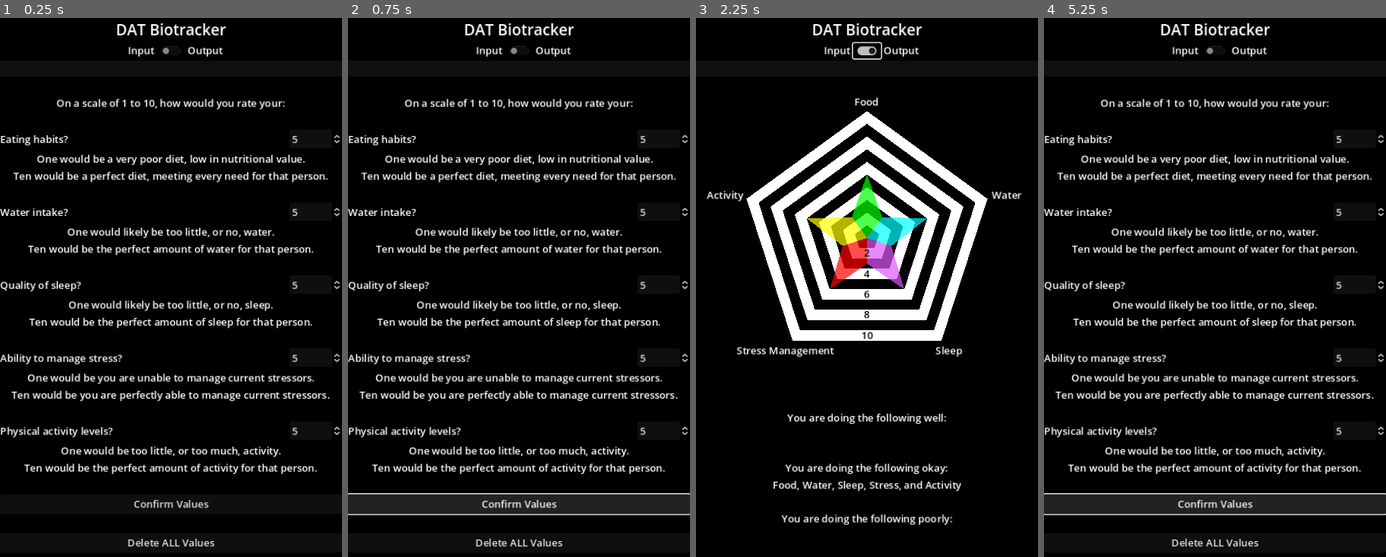
Above: before the commit, frames 1-4 (left to right).
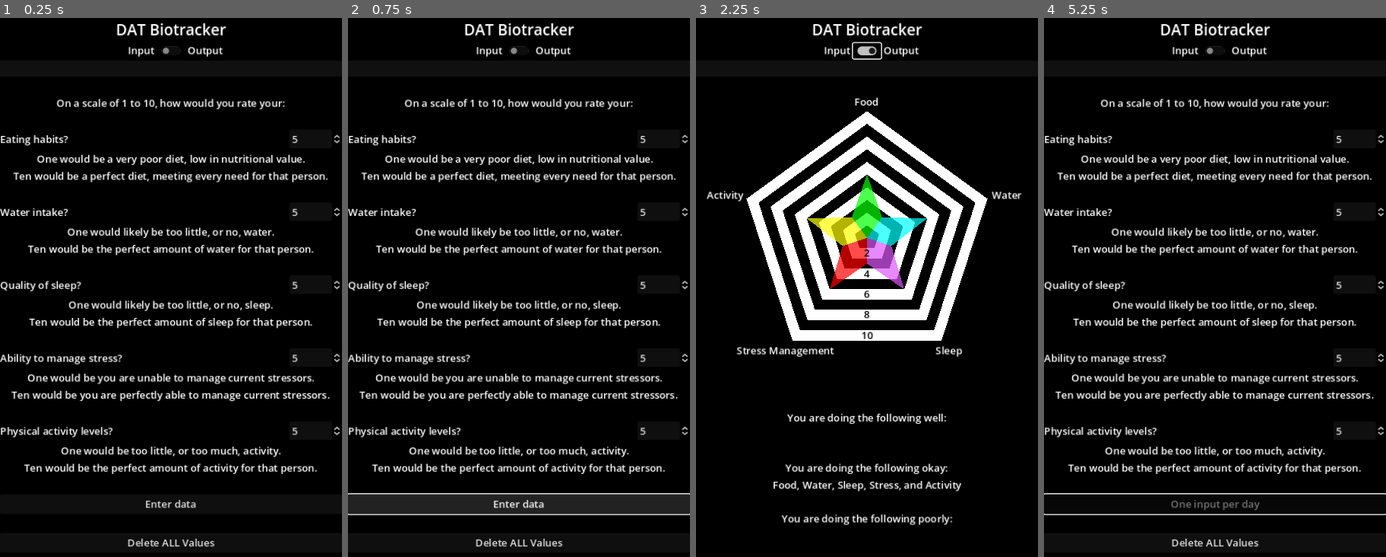
Above: after the commit, the same moments.

Repository: Thorqs/VitaPulsi
Game: Godot game, scene res://control.tscn
Two runs of this game, one before a commit and one after it. Both use one fixed random seed, a clock stepped at 60 frames per second and the inputs below.
Inputs (mouse positions are in pixels of both pictures, inside the frame that each line leads up to):
- Up to frame 1 (0.25 s): no input
- Up to frame 2 (0.75 s): click "Confirm Values" (after the commit: "Enter data") at 0.5 s
- Up to frame 3 (2.25 s): click "Confirm Values" (after the commit: "Enter data") at 1.25 s; click (867, 50) at 2 s
- Up to frame 4 (5.25 s): click (1215, 50) at 2.75 s; click (1215, 50) at 3.5 s; tap Enter at 4.25 s; click (1215, 503) at 5 s, where only the run before the commit has a clickable "Confirm Values"

The runs differ from the first frame. In frame 1, 0.2% of the frame differs, in the area x 39-62%, y 89-91%; in frame 2, 0.2%; in frame 3, nothing differs; in frame 4, 3.5%, in the area x 0-100%, y 88-92%.

Commit message:
Disable input button if day == today

Diff:
--- a/Input.gd
+++ b/Input.gd
@@ -32,3 +32,14 @@
 	userData.clear_stress_hist()
 	userData.clear_active_hist()
 	userData.save_data()
+
+
+func _on_visibility_changed():
+
+	#print()
+	if userData.day_hist.size() > 0 and userData.day_hist[userData.day_hist.size() - 1] == Time.get_date_string_from_system():
+		get_node("Input_Button").disabled = true
+		get_node("Input_Button").text = "One input per day"
+	else:
+		get_node("Input_Button").disabled = false
+		get_node("Input_Button").text = "Enter data"
--- a/Resources/UserData.gd
+++ b/Resources/UserData.gd
@@ -9,6 +9,7 @@
 @export var sleep_hist = []
 @export var stress_hist = []
 @export var active_hist = []
+@export var day_hist = []
 
 func load_data():
 	DirAccess.make_dir_absolute(save_file_path)
@@ -21,6 +22,7 @@
 		active_hist = temp.active_hist
 
 func save_data():
+	day_hist.append(Time.get_date_string_from_system())
 	ResourceSaver.save(self, save_file_path + save_file_name)
 
 func update_food(value : int):
--- a/control.tscn
+++ b/control.tscn
@@ -664,6 +664,7 @@
 layout_mode = 2
 
 [connection signal="toggled" from="Panel/MainVBox/HBoxContainer/CheckButton" to="Panel/MainVBox/HBoxContainer/CheckButton" method="_on_toggled"]
+[connection signal="visibility_changed" from="Panel/MainVBox/IO/Input" to="Panel/MainVBox/IO/Input" method="_on_visibility_changed"]
 [connection signal="pressed" from="Panel/MainVBox/IO/Input/Input_Button" to="Panel/MainVBox/IO/Input" method="_on_input_button_pressed"]
 [connection signal="pressed" from="Panel/MainVBox/IO/Input/Input_Button" to="Panel/MainVBox/IO/Output" method="update_output"]
 [connection signal="pressed" from="Panel/MainVBox/IO/Input/Clear_Button" to="Panel/MainVBox/IO/Input" method="_on_clear_button_pressed"]
